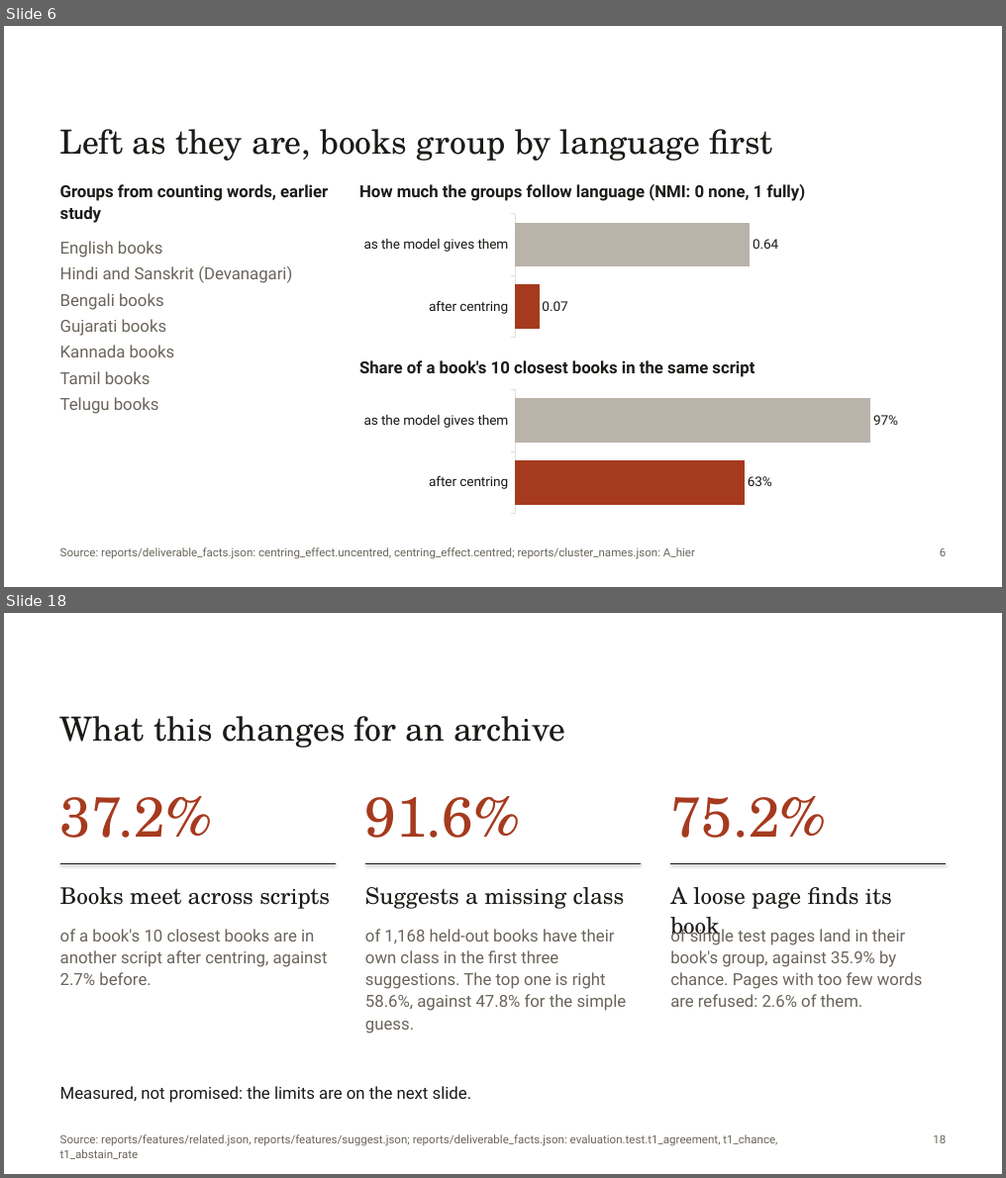
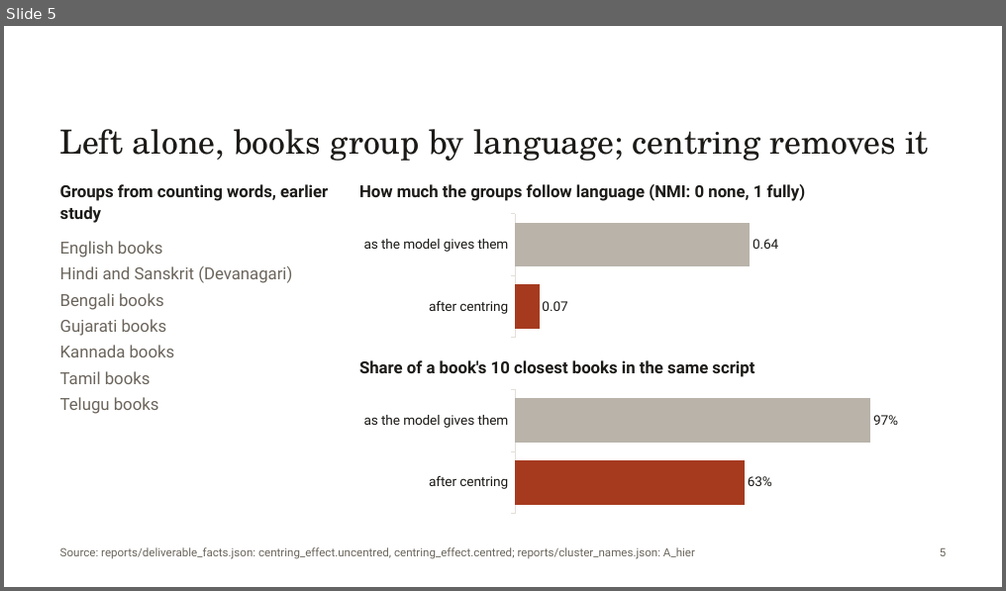
Before and after one commit to rohannes64/Grantha-Heritage-Tracker, a slide deck: Grantha_Heritage_Tracker_SIH26096.pptx. Shown one above the other, each under a label of ours: slides 6 and 18 before the commit, slide 5 after it; the slides between them are not shown. The pictures are 1006x1178 and 1006x591 pixels, drawn with LibreOffice and Linux fonts; fonts in the diff are those of the drawing. Boxes give left, top, right and bottom in pixels: in the first picture for what was removed or moved away, otherwise in the second. Text is boxed around its words. In the diff, an @@ line names an element or a change of style, - is before the commit and + after.

```diff
--- a/Grantha_Heritage_Tracker_SIH26096.pptx
+++ b/Grantha_Heritage_Tracker_SIH26096.pptx
@@ slide 18 removed at [4, 613, 1002, 1174], background #FFFFFF @@
@@ text removed at [60, 716, 565, 748] @@
-What this changes for an archive
@@ text removed at [60, 796, 213, 838] @@
-37.2%
@@ text removed at [365, 796, 520, 838] @@
-91.6%
@@ text removed at [670, 796, 827, 838] @@
-75.2%
@@ line removed from (60, 863) to (336, 863) @@
@@ line removed from (365, 863) to (642, 863) @@
@@ line removed from (671, 863) to (945, 863) @@
@@ text removed at [60, 887, 330, 909] @@
-Books meet across scripts
@@ text removed at [365, 887, 625, 909] @@
-Suggests a missing class
@@ text removed at [670, 887, 892, 941] @@
-A loose page finds its book
@@ text removed at [60, 929, 328, 985] @@
-of a book's 10 closest books are in another script after centring, against 2.7% before.
@@ text removed at [365, 929, 627, 1034] @@
-of 1,168 held-out books have their own class in the first three suggestions. The top one is right 58.6%, against 47.8% for the simple guess.
@@ text removed at [670, 927, 923, 1007] @@
-of single test pages land in their book's group, against 35.9% by chance. Pages with too few words are refused: 2.6% of them.
@@ text removed at [60, 1086, 472, 1103] @@
-Measured, not promised: the limits are on the next slide.
@@ text removed at [60, 1135, 777, 1159] @@
-Source: reports/features/related.json, reports/features/suggest.json; reports/deliverable_facts.json: evaluation.test.t1_agreement, t1_chance, t1_abstain_rate
@@ text removed at [933, 1135, 945, 1144] @@
-18
@@ what was slide 6 is now slide 5 @@
@@ slide 5 changed as well @@
@@ text at [60, 129, 929, 161]: text changed @@
-Left as they are, books group by language first
+Left alone, books group by language; centring removes it
```
Also in this commit, not shown: 7 other slides changed, 1 slide added, 10 other slides removed, 3 other files.
